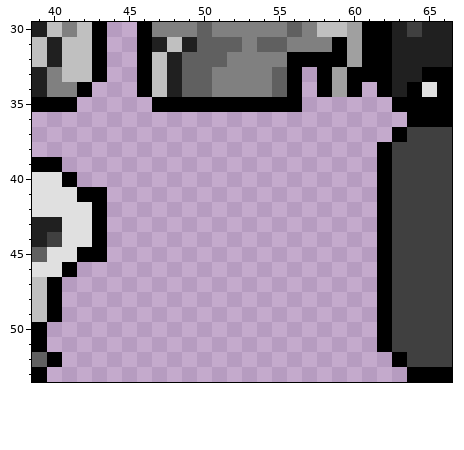
Pixel-art file: sprites.aseprite. That is the earlier state.
128x54 pixels, 1 frame. Shown: x 39..66, y 30..53. The commit also changed other parts of the picture, which this record leaves out.
Now the later version:
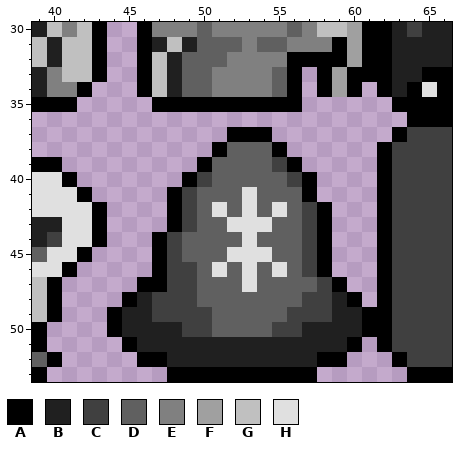
Palette (. is transparent): A #000000  B #202020  C #404040  D #606060  E #808080  F #a0a0a0  G #c0c0c0  H #e0e0e0
Diff:
@@ x 39..66 @@
 36 .........................AAA
-37 ........................ACCC
-38 .......................ACCCC
-39 AA.....................ACCCC
-40 HHA....................ACCCC
-41 HHHAA..................ACCCC
-42 HHHHA..................ACCCC
-43 BBHHA..................ACCCC
-44 BCHHA..................ACCCC
-45 DHHAA..................ACCCC
-46 HHA....................ACCCC
-47 GA.....................ACCCC
-48 GA.....................ACCCC
-49 GA.....................ACCCC
-50 A......................ACCCC
-51 A......................ACCCC
-52 DA......................ACCC
-53 A........................AAA
+37 .............AAA........ACCC
+38 ............ADDDA......ACCCC
+39 AA.........ADDDDCA.....ACCCC
+40 HHA.......ACDDDDDCA....ACCCC
+41 HHHA.....ACDDDHDDDA....ACCCC
+42 HHHHA....ACDHDHDHDCA...ACCCC
+43 BBHHA....ACDDHHHDDCA...ACCCC
+44 BCHHA...ACDDDDHDDDCA...ACCCC
+45 DHHA....ACDDDHHHDDCA...ACCCC
+46 HHA.....ACCDHDHDHDCA...ACCCC
+47 GA.....AACCDDDHDDDDCA..ACCCC
+48 GA....ABCCCDDDDDDDCCBA.ACCCC
+49 GA...ABBCCCCDDDDDCCCBBAACCCC
+50 A....ABBBBCCDDDDCCBBBBAACCCC
+51 A.....ABBBBBBBBBBBBBBA.ACCCC
+52 DA.....AABBBBBBBBBBAA...ACCC
+53 A........AAAAAAAAAA......AAA
